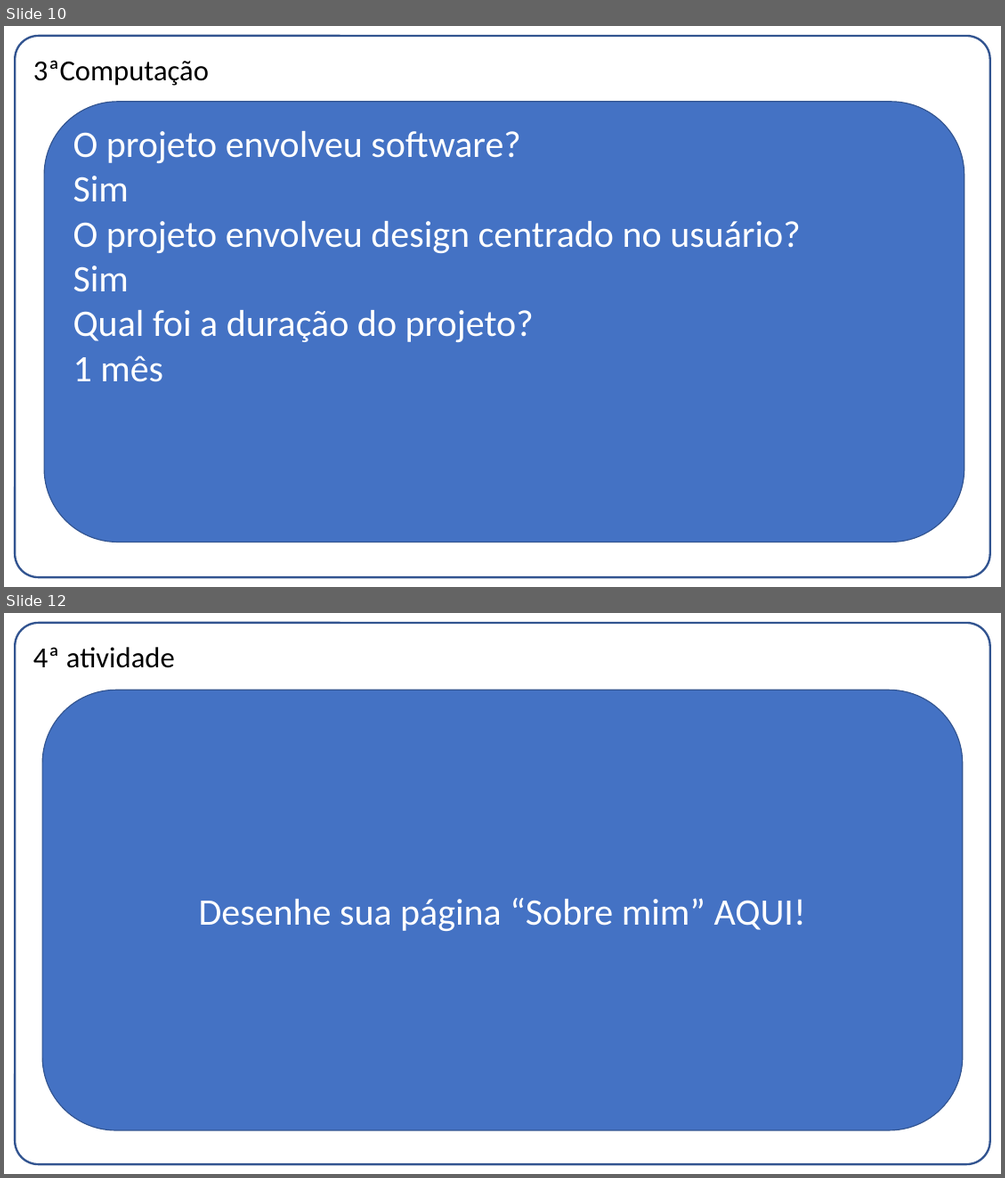
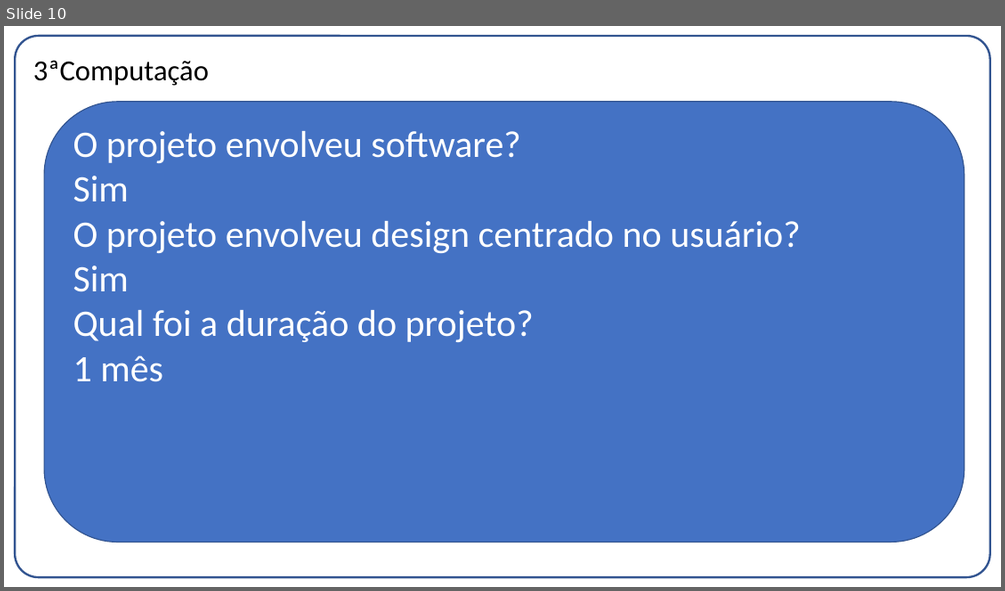
Before and after one commit to FelippeTeracini/J.L-Inc., a slide deck: Entrega01.pptx. Shown one above the other, each under a label of ours: slides 10 and 12 before the commit, slide 10 after it; the slides between them are not shown. The pictures are 1005x1178 and 1005x591 pixels, drawn with LibreOffice and Linux fonts; fonts in the diff are those of the drawing. Boxes give left, top, right and bottom in pixels: in the first picture for what was removed or moved away, otherwise in the second. Text is boxed around its words. In the diff, an @@ line names an element or a change of style, - is before the commit and + after.

```diff
--- a/Entrega01.pptx
+++ b/Entrega01.pptx
@@ slide 12 removed at [4,613,1001,1174], background #FFFFFF; not listed: 1 template element that a slide beside it also shows @@
@@ title removed at [33,647,175,668] @@
-4ª atividade
@@ rounded rectangle removed at [42,690,963,1130] @@
-Desenhe sua página “Sobre mim” AQUI!
```
Also in this commit, not shown: 1 slide changed, 1 slide added.
